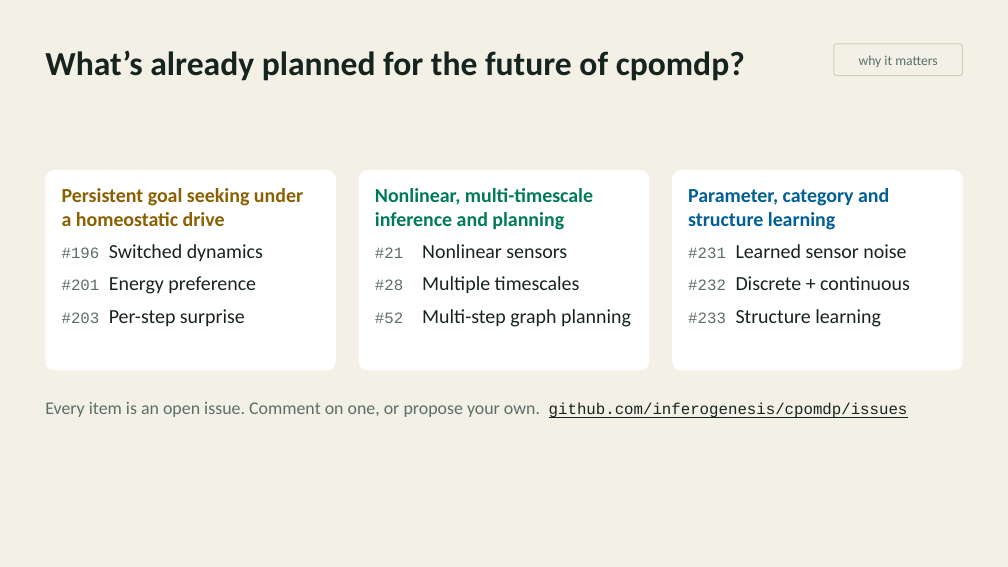
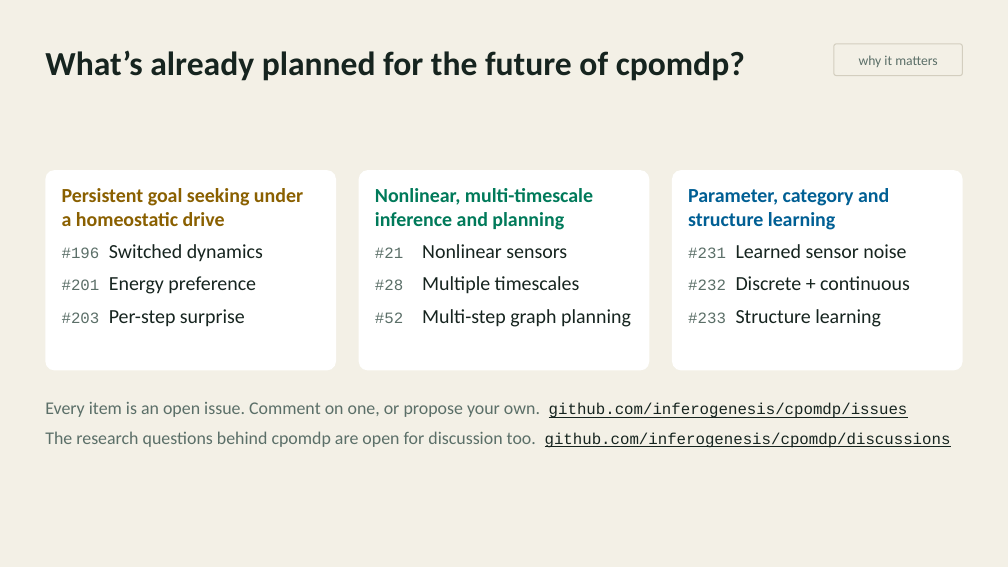
Before and after one commit to inferogenesis/cpomdp-workshop, a slide deck: slide 21 of deck/cpomdp_symposium_2026.pptx. Drawn at 1008x567 pixels with LibreOffice and Linux fonts; fonts in the diff are those of the drawing. Boxes give left, top, right and bottom in pixels: in the first picture for what was removed or moved away, otherwise in the second. Text is boxed around its words. In the diff, an @@ line names an element or a change of style, - is before the commit and + after.

```diff
--- a/deck/cpomdp_symposium_2026.pptx
+++ b/deck/cpomdp_symposium_2026.pptx
@@ text at (45,431,951,448): paragraph added @@
+The research questions behind cpomdp are open for discussion too. github.com/inferogenesis/cpomdp/discussions
```
Also in this commit, not shown: 1 slide removed, 4 other files.
